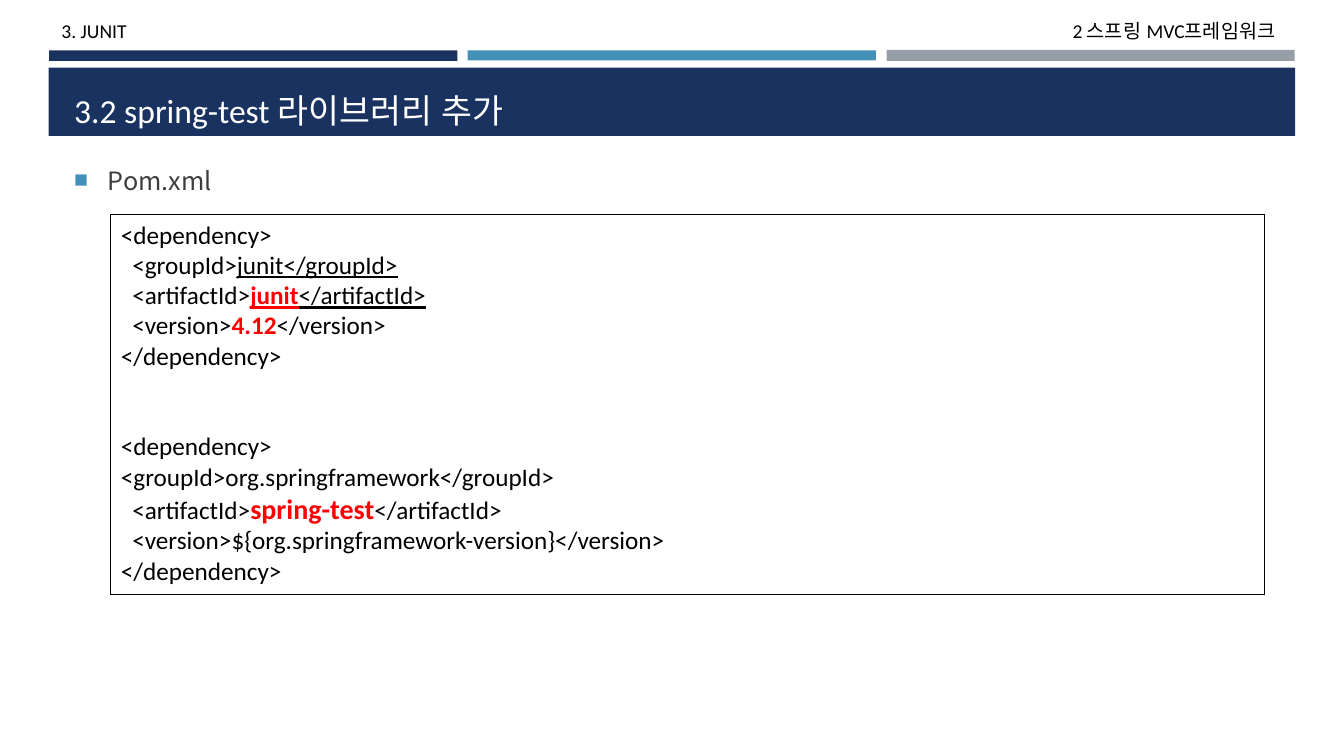
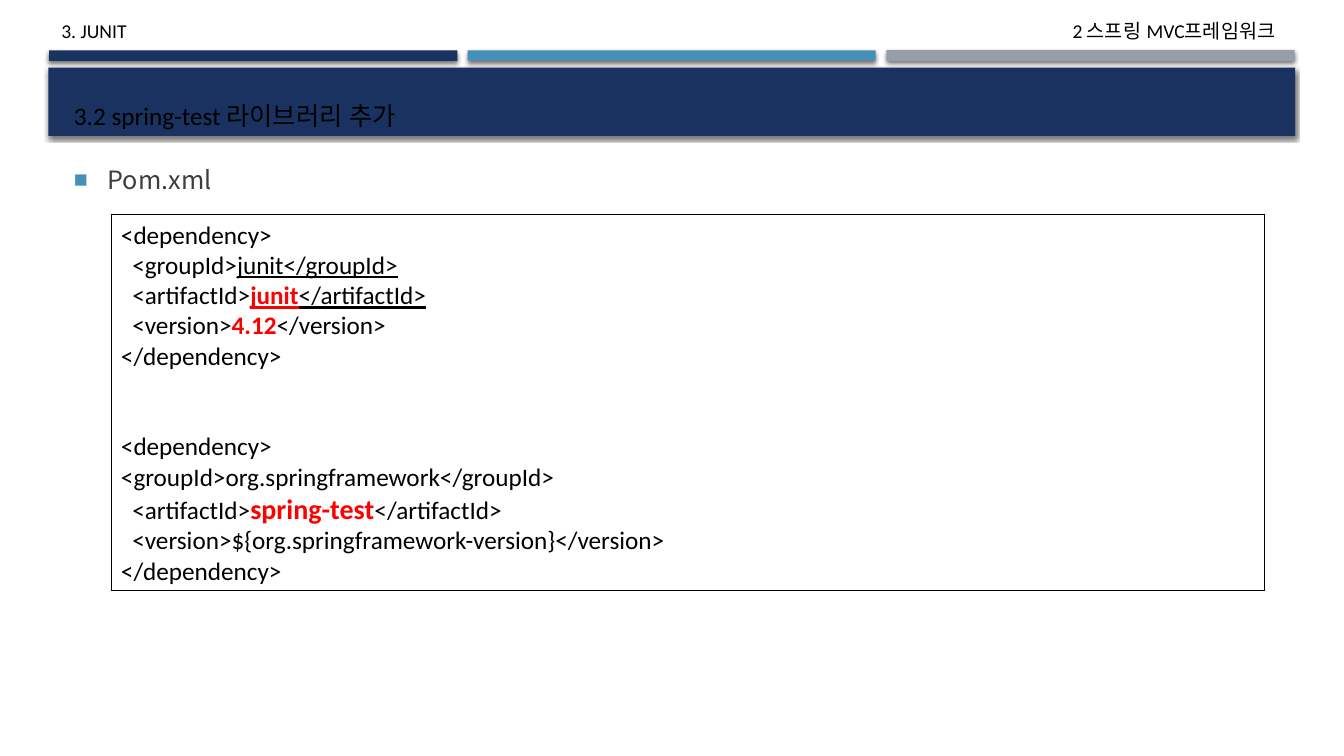
Before and after one commit to deukvely/spring, a slide deck: slide 16 of PPT/03.스프링프로젝트.pptx. Drawn at 1344x756 pixels with LibreOffice and Linux fonts; fonts in the diff are those of the drawing. Boxes give left, top, right and bottom in pixels: in the first picture for what was removed or moved away, otherwise in the second. Text is boxed around its words. In the diff, an @@ line names an element or a change of style, - is before the commit and + after.

```diff
--- a/PPT/03.스프링프로젝트.pptx
+++ b/PPT/03.스프링프로젝트.pptx
@@ shadow on in 4 elements at (x1=49, y1=50, x2=458, y2=60), (x1=886, y1=50, x2=1295, y2=62), (x1=468, y1=50, x2=876, y2=60), (x1=48, y1=68, x2=1296, y2=136) @@
@@ title "3.2 spring-test 라이브러리 추가" at (x1=74, y1=104, x2=395, y2=129): size 24 to 18 pt, text colour #FFFFFF to #000000 @@
@@ rectangle "<dependency>" resized from (x1=111, y1=214, x2=1264, y2=594) to (x1=111, y1=214, x2=1264, y2=590) @@
@@ rectangle "<dependency>" at (x1=111, y1=214, x2=1264, y2=590): outline #000000 0.75 pt to #000000 0 pt @@
```
Also in this commit, not shown: 28 other slides changed, 33 other files.
